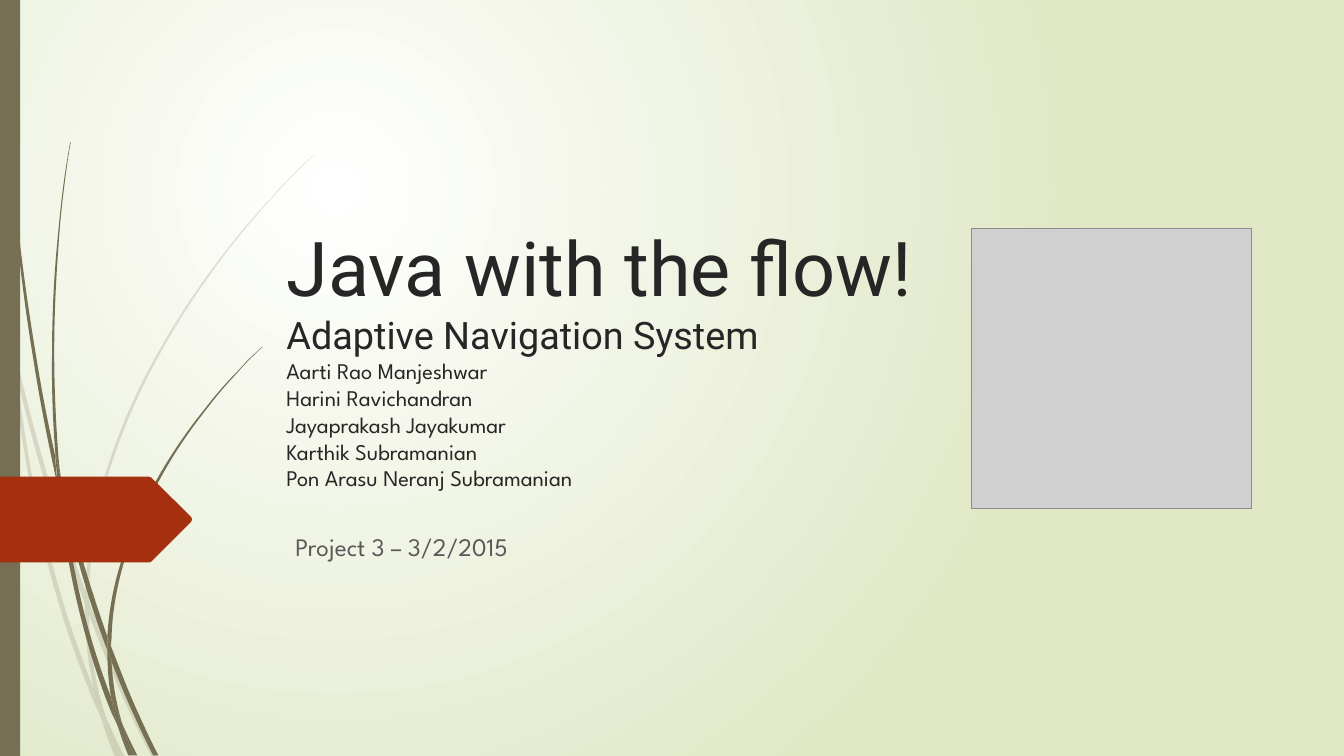
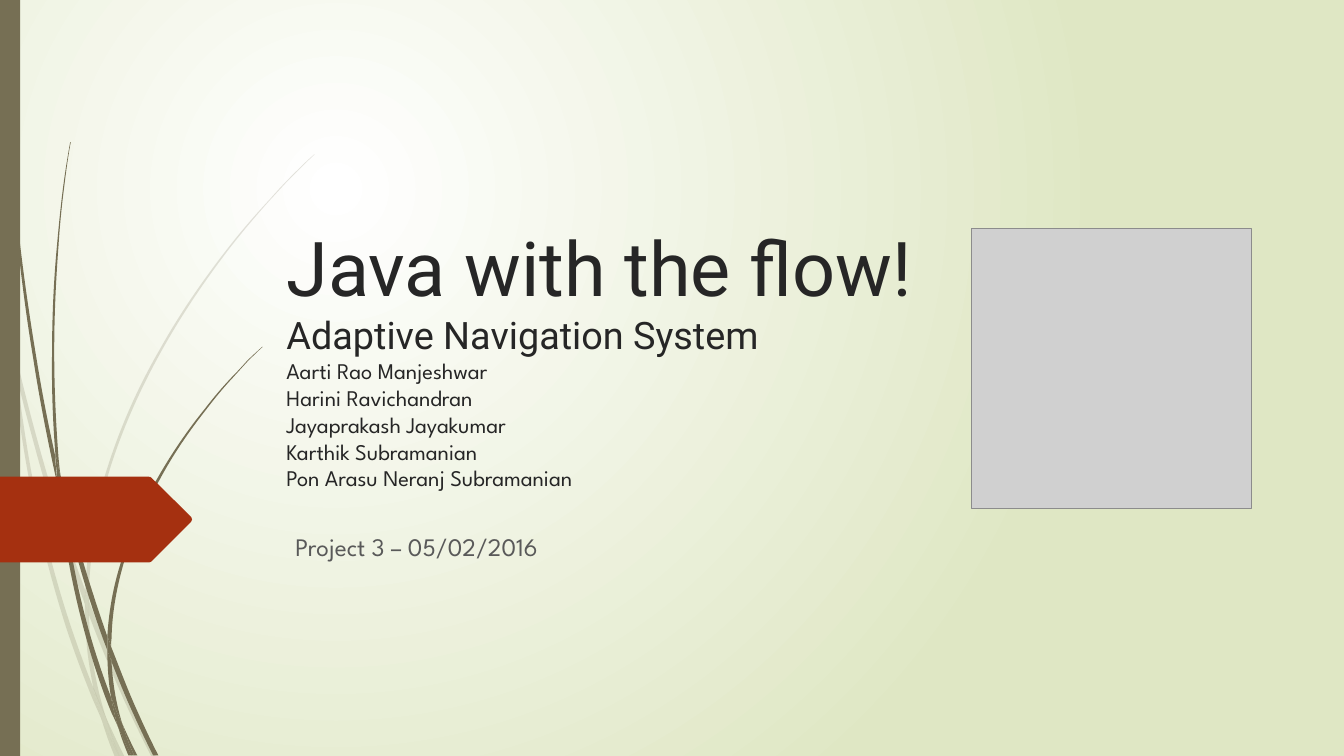
Before and after one commit to aartirao/JavaWithTheFlow, a slide deck: slide 1 of index/ppt/JavaWithTheFlow.pptx. Drawn at 1344x756 pixels with LibreOffice and Linux fonts; fonts in the diff are those of the drawing; grey boxes stand for pictures. Boxes give left, top, right and bottom in pixels: in the first picture for what was removed or moved away, otherwise in the second. Text is boxed around its words. In the diff, an @@ line names an element or a change of style, - is before the commit and + after.

```diff
--- a/index/ppt/JavaWithTheFlow.pptx
+++ b/index/ppt/JavaWithTheFlow.pptx
@@ subtitle at (x1=295, y1=538, x2=538, y2=562): text changed @@
-Project 3 – 3/2/2015
+Project 3 – 05/02/2016
```
Also in this commit, not shown: 5 other slides changed, 5 slides added, 7 slides removed.
